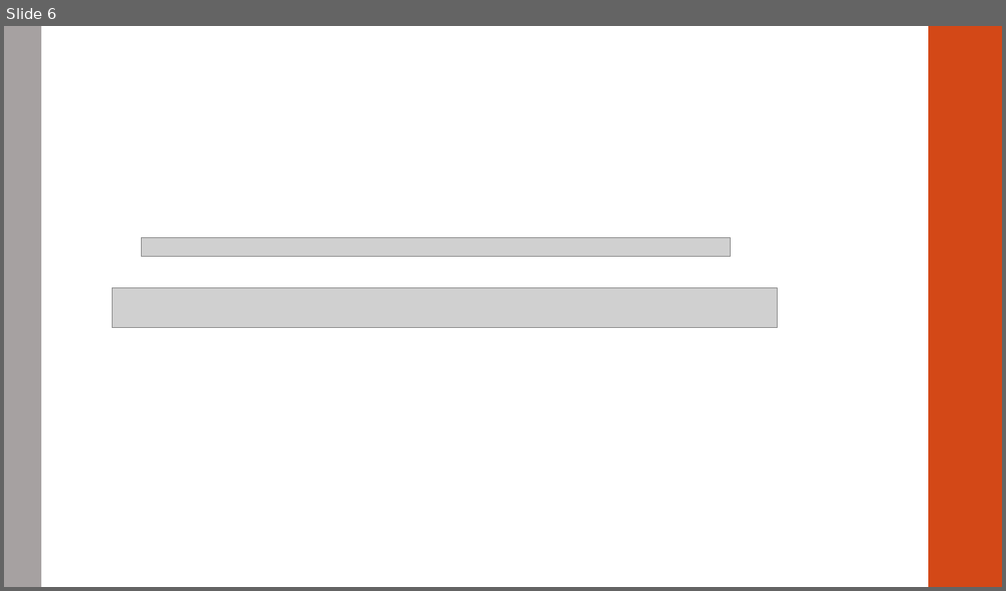
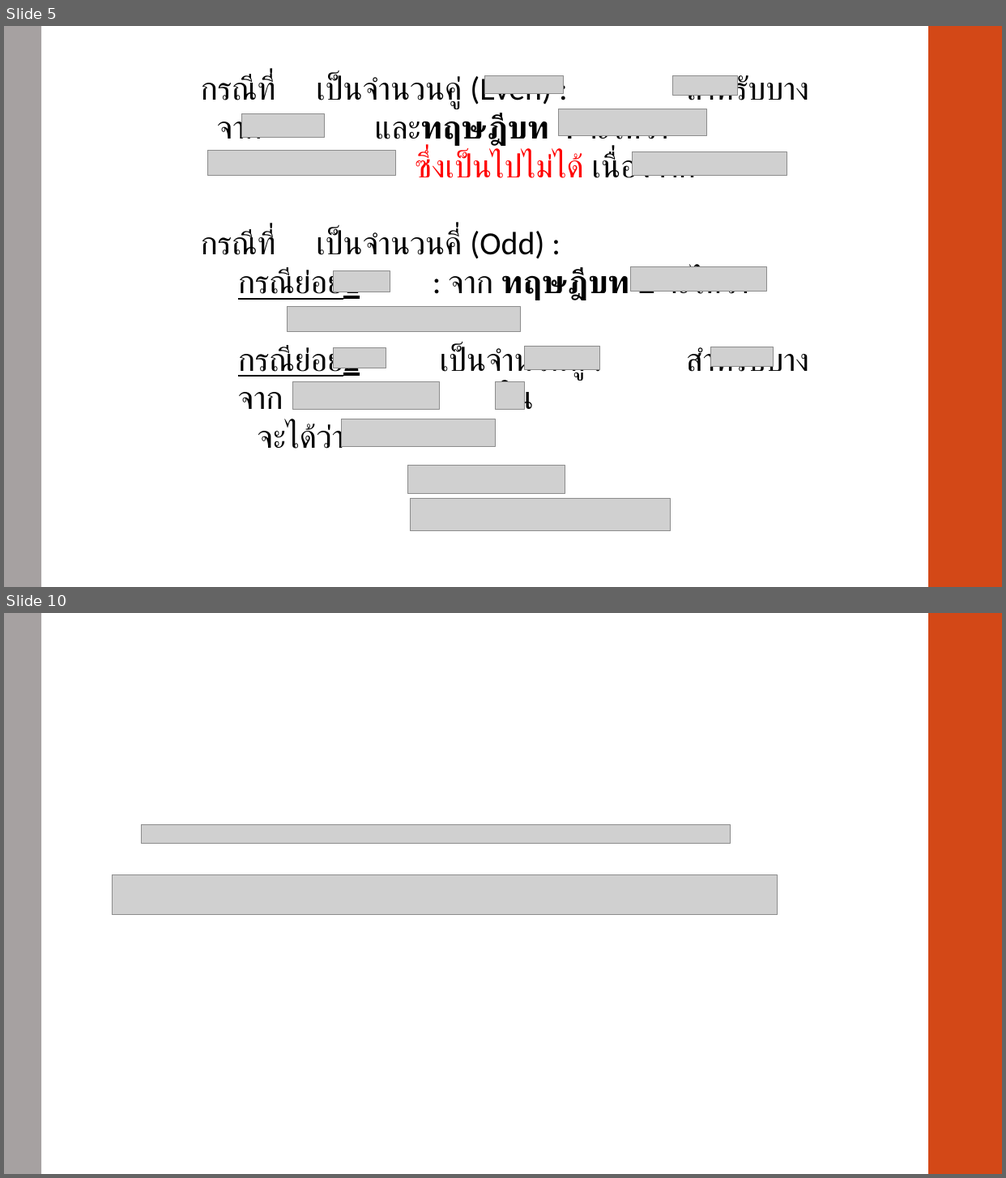
Before and after one commit to Chonthicha006/Seminar, a slide deck: Presentation1.pptx. Shown one above the other, each under a label of ours: slide 6 before the commit, slides 5 and 10 after it; the slides between them are not shown. The pictures are 1006x591 and 1006x1178 pixels, drawn with LibreOffice and Linux fonts; fonts in the diff are those of the drawing; grey boxes stand for pictures; background and template pictures are left out. Boxes give left, top, right and bottom in pixels: in the first picture for what was removed or moved away, otherwise in the second. Text is boxed around its words. In the diff, an @@ line names an element or a change of style, - is before the commit and + after.

```diff
--- a/Presentation1.pptx
+++ b/Presentation1.pptx
@@ slide 5 added at bbox=[4, 26, 1002, 587], background #FFFFFF; not listed: 2 template elements that a slide beside it also shows @@
@@ text added at bbox=[201, 73, 809, 380], 31 pt, text #000000 @@
+กรณีที่ เป็นจำนวนคู่ (Even) : สำหรับบาง
+จาก และทฤษฎีบท 4 จะได้ว่า
+ซึ่งเป็นไปไม่ได้ เนื่องจาก
+กรณีที่ เป็นจำนวนคี่ (Odd) :
+กรณีย่อย1 : จาก ทฤษฎีบท 2 จะได้ว่า
+กรณีย่อย2 เป็นจำนวนคู่ : สำหรับบาง
+จาก ใน
+จะได้ว่า
@@ picture added at bbox=[484, 76, 563, 94] @@
@@ picture added at bbox=[673, 76, 739, 96] @@
@@ picture added at bbox=[242, 114, 325, 138] @@
@@ picture added at bbox=[559, 109, 707, 136] @@
@@ picture added at bbox=[207, 150, 396, 176] @@
@@ picture added at bbox=[633, 152, 787, 176] @@
@@ picture added at bbox=[631, 267, 768, 291] @@
@@ picture added at bbox=[334, 271, 390, 292] @@
@@ picture added at bbox=[287, 307, 521, 331] @@
@@ picture added at bbox=[334, 348, 386, 368] @@
@@ picture added at bbox=[524, 346, 600, 369] @@
@@ picture added at bbox=[710, 347, 774, 367] @@
@@ picture added at bbox=[293, 382, 439, 409] @@
@@ picture added at bbox=[495, 382, 524, 410] @@
@@ picture added at bbox=[342, 419, 496, 446] @@
@@ picture added at bbox=[408, 466, 565, 494] @@
@@ picture added at bbox=[410, 499, 671, 531] @@
@@ what was slide 6 is now slide 10 @@
```
Also in this commit, not shown: 1 slide changed, 4 other slides added, 1 slide removed.
